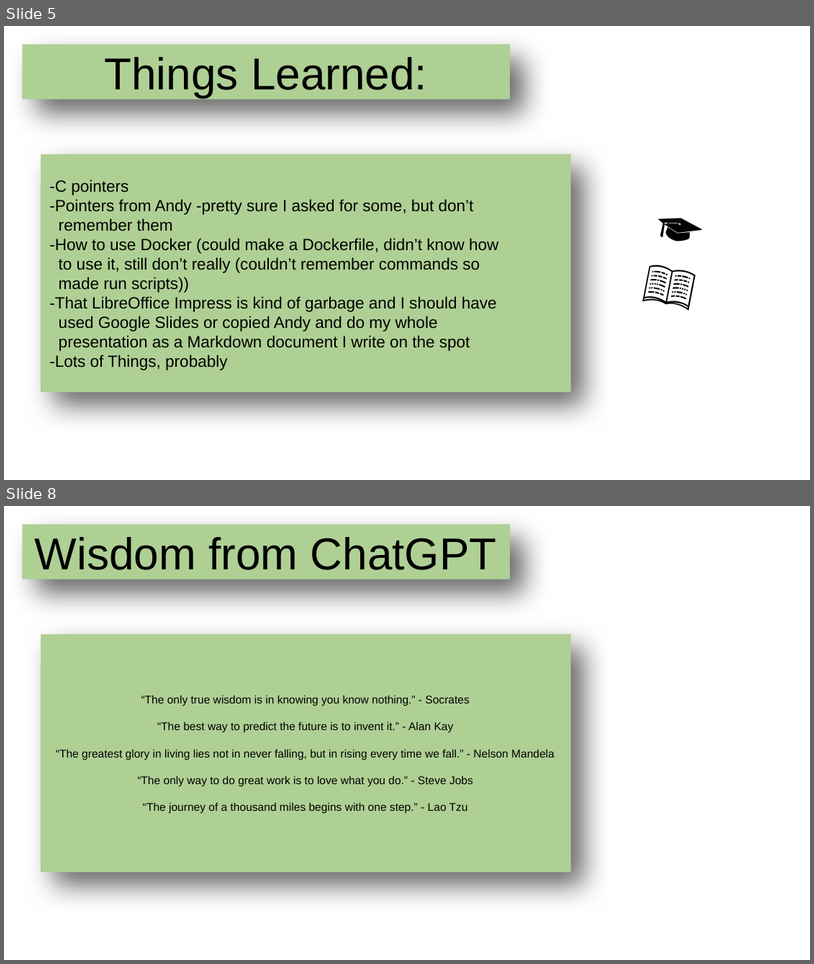
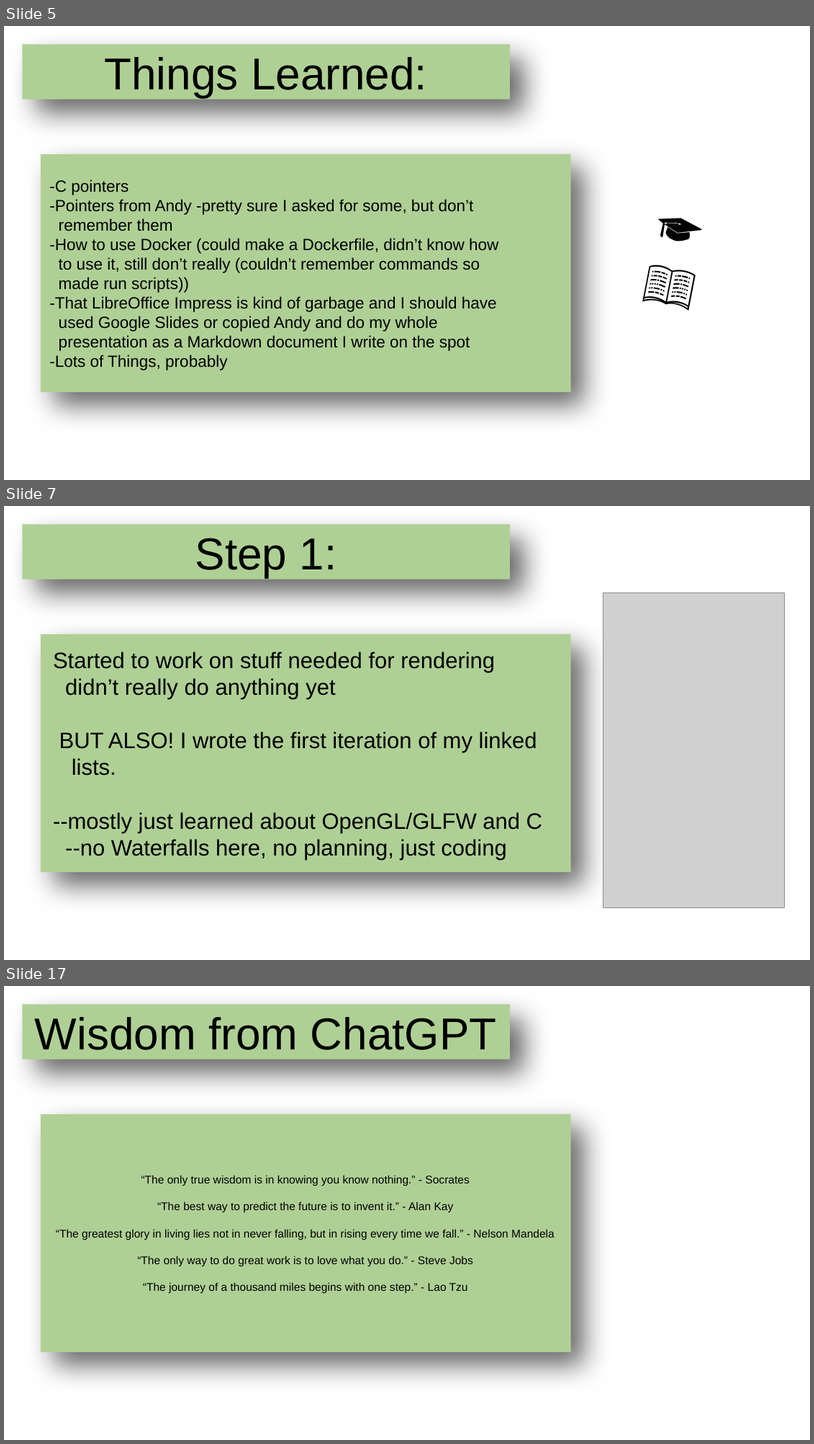
Before and after one commit to echoofskyz/ugrproj, a slide deck: docs/presentation.odp. Shown one above the other, each under a label of ours: slides 5 and 8 before the commit, slides 5, 7 and 17 after it; the slides between them are not shown. The pictures are 814x964 and 814x1444 pixels, drawn with LibreOffice and Linux fonts; fonts in the diff are those of the drawing; grey boxes stand for pictures; background and template pictures are left out. Boxes give left, top, right and bottom in pixels: in the first picture for what was removed or moved away, otherwise in the second. Text is boxed around its words. In the diff, an @@ line names an element or a change of style, - is before the commit and + after.

```diff
--- a/docs/presentation.odp
+++ b/docs/presentation.odp
@@ slide 7 added at <box>4,506,810,960</box>, background picture (left out) @@
@@ title added at <box>22,524,510,579</box>, fill #AFD095, 44 pt, text #000000 @@
+Step 1:
@@ picture added at <box>603,593,784,908</box> @@
@@ title added at <box>41,634,571,872</box>, fill #AFD095, 22 pt, text #000000 @@
+Started to work on stuff needed for rendering
+didn’t really do anything yet
+BUT ALSO! I wrote the first iteration of my linked
+lists.
+--mostly just learned about OpenGL/GLFW and C
+--no Waterfalls here, no planning, just coding
@@ what was slide 8 is now slide 17 @@
```
Also in this commit, not shown: 2 slides changed, 9 other slides added, 1 slide removed, 2 other files.
